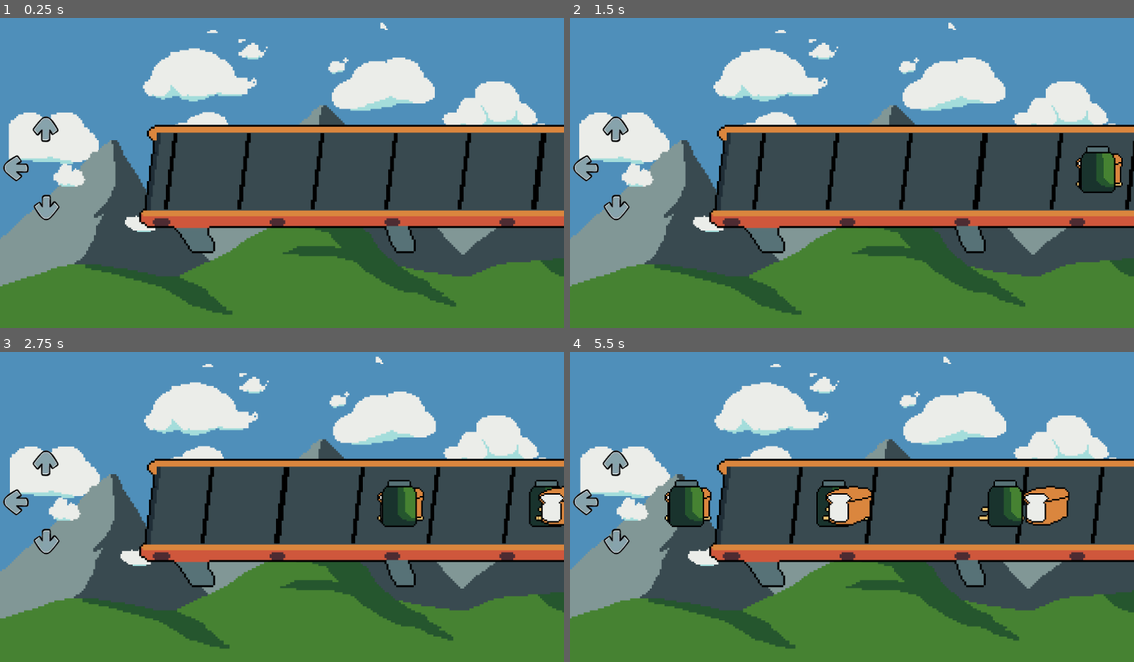
Above: before the commit, frames 1-4 (two rows, left to right).
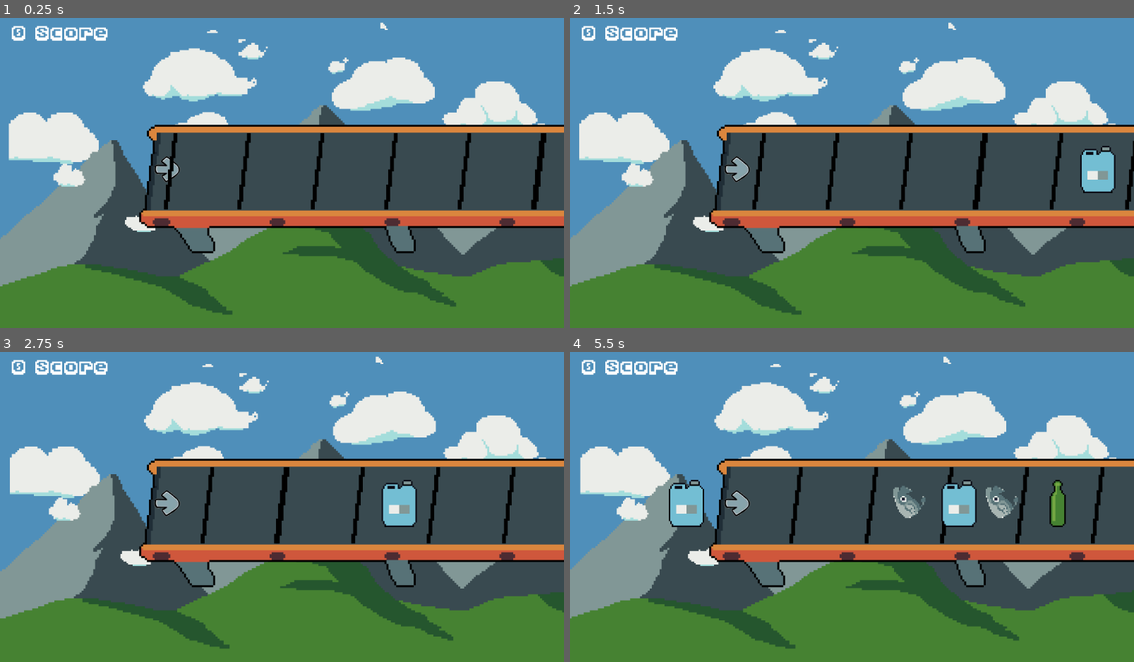
Above: after the commit, the same moments.

Repository: piperinnshall/wlgg-world-day
Game: Godot game, scene res://src/stages/stage_one.tscn
Same seed, same stepped clock (60 frames per second), same inputs: the game is played once before the commit and once after it.
Inputs:
- Up to frame 1 (0.25 s): no input
- Up to frame 2 (1.5 s): no input
- Up to frame 3 (2.75 s): no input
- Up to frame 4 (5.5 s): no input

The runs differ from the first frame. In frame 1, 1.3% of the frame differs, in the area x 0-32%, y 2-66%; in frame 2, 2.3%; in frame 3, 3.2%; in frame 4, 6.6%, in the area x 0-89%, y 2-66%.

Commit message:
feat: Add score system

Diff:
--- a/project.godot
+++ b/project.godot
@@ -15,6 +15,10 @@
 config/features=PackedStringArray("4.4", "Forward Plus")
 config/icon="res://icon.svg"
 
+[autoload]
+
+Signals="*res://src/nodes/signals.tscn"
+
 [input]
 
 key_Q={
@@ -27,11 +31,6 @@
 "events": [Object(InputEventKey,"resource_local_to_scene":false,"resource_name":"","device":-1,"window_id":0,"alt_press …(192 unchanged characters)…
 ]
 }
-key_W={
-"deadzone": 0.2,
-"events": [Object(InputEventKey,"resource_local_to_scene":false,"resource_name":"","device":-1,"window_id":0,"alt_pressed":false,"shift_pressed":false,"ctrl_pressed":false,"meta_pressed":false,"pressed":false,"keycode":0,"physical_keycode":87,"key_label":0,"unicode":119,"location":0,"echo":false,"script":null)
-]
-}
 
 [rendering]
 
--- /dev/null
+++ b/src/nodes/level_ui.tscn
@@ -0,0 +1,19 @@
+[gd_scene load_steps=3 format=3 uid="uid://bs1vrlcj12lv5"]
+
+[ext_resource type="Script" uid="uid://c24gfknp8kblm" path="res://src/scripts/level_ui.gd" id="1_tb1lm"]
+[ext_resource type="FontFile" uid="uid://hq1cuctk4xfx" path="res://assets/font/NewHiScore.ttf" id="2_0s7e0"]
+
+[node name="LevelUI" type="Node2D"]
+script = ExtResource("1_tb1lm")
+
+[node name="CanvasLayer" type="CanvasLayer" parent="."]
+
+[node name="ScoreLabel" type="RichTextLabel" parent="CanvasLayer"]
+unique_name_in_owner = true
+offset_left = 24.0
+offset_top = 20.0
+offset_right = 279.0
+offset_bottom = 139.0
+theme_override_fonts/normal_font = ExtResource("2_0s7e0")
+theme_override_font_sizes/normal_font_size = 55
+text = "0 Score"
--- /dev/null
+++ b/src/nodes/signals.tscn
@@ -0,0 +1,6 @@
+[gd_scene load_steps=2 format=3 uid="uid://dr2obd8itskb7"]
+
+[ext_resource type="Script" uid="uid://botakuur73fvd" path="res://src/scripts/signals.gd" id="1_0a061"]
+
+[node name="Signals" type="Node2D"]
+script = ExtResource("1_0a061")
--- a/src/scripts/belt.gd
+++ b/src/scripts/belt.gd
@@ -1,19 +1,19 @@
 extends Sprite2D
 
 @export var move_speed: float = 3.5
-@export var spawn_position: Vector2 = Vector2(900, 35)
-@export var final_position: float = 66.0
 
+static var SPAWN_POSITION: Vector2 = Vector2(900, 35)
+static var FINAL_POSITION: float = 66.0
 
 func _init():
 	set_process(false)
 
 func _process(delta: float) -> void:
 	global_position += Vector2(-move_speed,  0)
-	if global_position.x < final_position:
+	if global_position.x < FINAL_POSITION:
 		queue_free()
 
 func setup():
-	global_position = spawn_position
+	global_position = SPAWN_POSITION
 
 	set_process(true)
--- a/src/scripts/conveyor.gd
+++ b/src/scripts/conveyor.gd
@@ -1,35 +1,30 @@
 extends Node2D
 
-@export var belt_scene: PackedScene = preload("res://src/nodes/belt.tscn")
+@onready var belt_scene: PackedScene = preload("res://src/nodes/belt.tscn")
+@onready var belt_script: Script = preload("res://src/scripts/belt.gd")
+
 @export var spacing: float = 150.0
 
 var last_belt = null
 
 func _ready() -> void:
-	propogate()
+	propagate()
 
 func _process(_delta: float) -> void:
-	if not last_belt or last_belt.global_position.x <= last_belt.spawn_position.x - spacing:
+	if not last_belt or last_belt.global_position.x <= belt_script.SPAWN_POSITION.x - spacing:
 		spawn_belt()
 
 func spawn_belt() -> void:
 	var b = belt_scene.instantiate()
-	b.z_as_relative = false
 	b.z_index = 20
 	get_tree().get_root().call_deferred("add_child", b)
 	b.setup()
 	last_belt = b
 
-func propogate():
-	var temp_belt = belt_scene.instantiate()
-	var start_x = temp_belt.spawn_position.x
-	var end_x = temp_belt.final_position
-	temp_belt.queue_free()
-
-	var pos_x = start_x
-	while pos_x >= end_x:
+func propagate():
+	var pos_x = belt_script.SPAWN_POSITION.x
+	while pos_x >= belt_script.FINAL_POSITION:
 		var b = belt_scene.instantiate()
-		b.z_as_relative = false
 		b.z_index = 20
 		get_tree().get_root().call_deferred("add_child", b)
 		b.setup()
--- a/src/scripts/key_listener.gd
+++ b/src/scripts/key_listener.gd
@@ -1,30 +1,54 @@
 extends Sprite2D
 
 @onready var key_moving = preload("res://src/nodes/key_moving.tscn")
-@export var key_name: String = ""
+
+@export var key_up: String = ""
+@export var key_down: String = ""
 
 var key_moving_queue = []
 
+#  Score when distance_from_passed is less than the limit
+var perfect_limit: float = 30
+var great_limit: float = 50
+var good_limit: float = 60
+var okay_limit: float = 80
+# Else miss the key press
+
+var perfect_score: float = 250
+var great_score: float = 100
+var good_score: float = 50
+var okay_score: float = 20
+
 func _process(delta: float) -> void:
 
+	# Make sure the array of keys is not empty
 	if key_moving_queue.size() > 0:
 		if key_moving_queue.front().has_passed:
 			key_moving_queue.pop_front()
 
-	if Input.is_action_just_pressed(key_name):
-		var key_to_pop = key_moving_queue.pop_front()
+		# If key is pressed pop from queue
+		if Input.is_action_just_pressed(key_up) or Input.is_action_just_pressed(key_down):
+			var key_to_pop = key_moving_queue.pop_front()
 
-		var distance_from_passed = abs(key_to_pop.pass_limit - key_to_pop.global_position.x)
-		print(distance_from_passed)
+			var distance_from_passed = abs(key_to_pop.pass_limit - key_to_pop.global_position.x)
 
-		key_to_pop.queue_free()
+			if distance_from_passed < perfect_limit:
+				Signals.increment_score.emit(perfect_score)
+			elif distance_from_passed < great_limit:
+				Signals.increment_score.emit(great_score)
+			elif distance_from_passed < good_limit:
+				Signals.increment_score.emit(good_score)
+			elif distance_from_passed < okay_limit:
+				Signals.increment_score.emit(okay_score)
+
+			#TODO: Animations
+			key_to_pop.queue_free()
 
 func create_moving_key():
 	var km_inst = key_moving.instantiate()
-	km_inst.z_as_relative = false
 	km_inst.z_index = 30
 	get_tree().get_root().call_deferred("add_child", km_inst)
-	km_inst.setup(frame + 4)
+	km_inst.setup(randi() % 9)
 
 	key_moving_queue.push_back(km_inst)
 
--- a/src/scripts/key_moving.gd
+++ b/src/scripts/key_moving.gd
@@ -8,7 +8,8 @@
 # true if km has passed the allowed input frame
 var has_passed: bool = false
 
-var pass_limit: float = -480.0
+# set the point for a failed press
+var pass_limit: float = -210.0
 
 func _init():
 	set_process(false)
--- /dev/null
+++ b/src/scripts/level_ui.gd
@@ -0,0 +1,10 @@
+extends Node2D
+
+var score: int = 0
+
+func _ready() -> void:
+	Signals.increment_score.connect(increment_score)
+
+func increment_score(increment: int):
+	score += increment
+	%ScoreLabel.text = str(score) +  " Score"
--- /dev/null
+++ b/src/scripts/signals.gd
@@ -0,0 +1,3 @@
+extends Node2D
+
+signal increment_score(increment: int)
--- a/src/stages/stage_one.tscn
+++ b/src/stages/stage_one.tscn
@@ -1,7 +1,8 @@
-[gd_scene load_steps=5 format=3 uid="uid://bbs7jf76v05oi"]
+[gd_scene load_steps=6 format=3 uid="uid://bbs7jf76v05oi"]
 
 [ext_resource type="PackedScene" uid="uid://hoctgo107djf" path="res://src/nodes/key_listener.tscn" id="1_r7fs1"]
 [ext_resource type="PackedScene" uid="uid://yopk35fnni34" path="res://src/nodes/background.tscn" id="1_sio3b"]
+[ext_resource type="PackedScene" uid="uid://bs1vrlcj12lv5" path="res://src/nodes/level_ui.tscn" id="2_qd81k"]
 [ext_resource type="Texture2D" uid="uid://dl16rbdm7q2vb" path="res://assets/conv.png" id="3_4dpq8"]
 [ext_resource type="PackedScene" uid="uid://c1nbq45n5qaw5" path="res://src/nodes/conveyor.tscn" id="3_pl84b"]
 
@@ -10,6 +11,9 @@
 [node name="Background" parent="." instance=ExtResource("1_sio3b")]
 scale = Vector2(0.75, 0.75)
 
+[node name="LevelUI" parent="." instance=ExtResource("2_qd81k")]
+position = Vector2(303.46, 28.1814)
+
 [node name="Camera2D" type="Camera2D" parent="."]
 
 [node name="Conveyor" parent="." instance=ExtResource("3_pl84b")]
@@ -17,16 +21,9 @@
 scale = Vector2(0.795556, 0.795556)
 texture = ExtResource("3_4dpq8")
 
-[node name="KeyListenerLeft" parent="." instance=ExtResource("1_r7fs1")]
-position = Vector2(-545, 0)
-key_name = "key_Q"
-
-[node name="KeyListenerDown" parent="." instance=ExtResource("1_r7fs1")]
-position = Vector2(-480, 80)
-frame = 1
-key_name = "key_E"
-
-[node name="KeyListenerUp" parent="." instance=ExtResource("1_r7fs1")]
-position = Vector2(-480, -80)
-frame = 2
-key_name = "key_W"
+[node name="KeyListener" parent="." instance=ExtResource("1_r7fs1")]
+position = Vector2(-210, 0)
+offset = Vector2(-22, 2)
+frame = 3
+key_up = "key_Q"
+key_down = "key_E"
Binary file added: assets/font/NewHiScore.ttf
Not shown, added: assets/font/NewHiScore.ttf.import
Binary file removed: assets/spritesgarbage.png
Not shown, removed: assets/spritesgarbage.png.import
Not shown, added: src/scripts/level_ui.gd.uid
Not shown, added: src/scripts/signals.gd.uid
